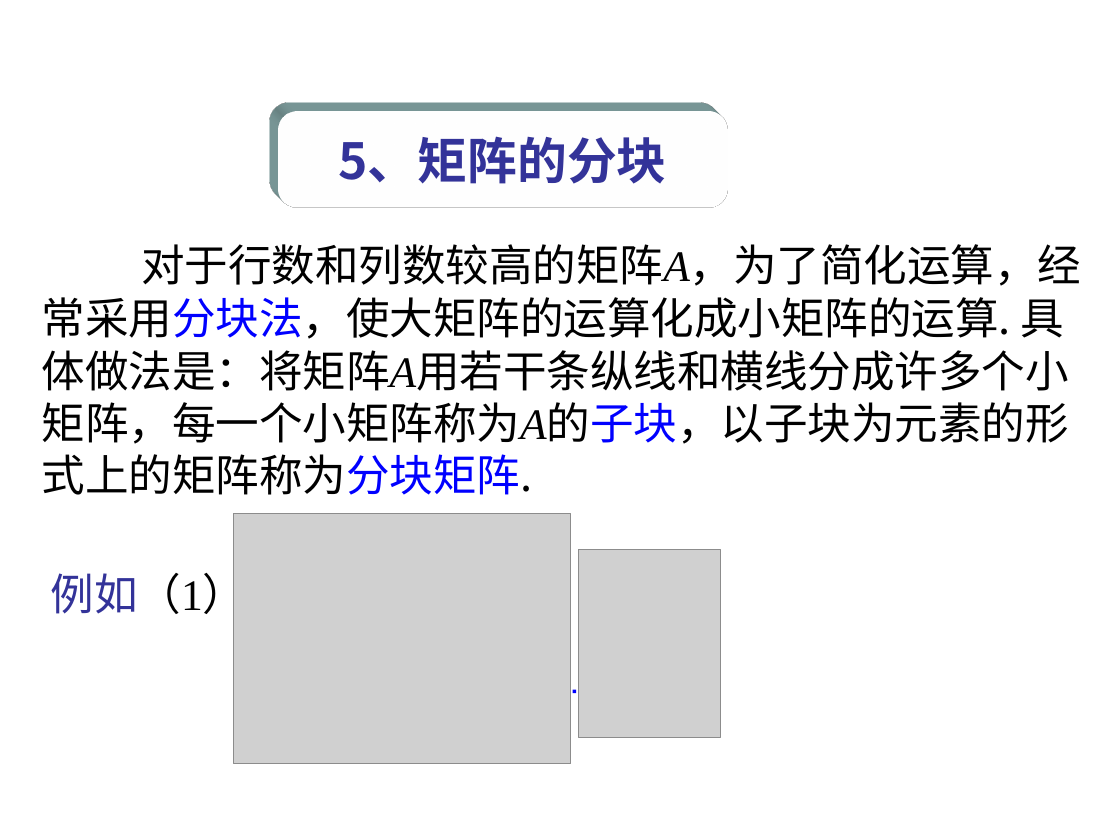
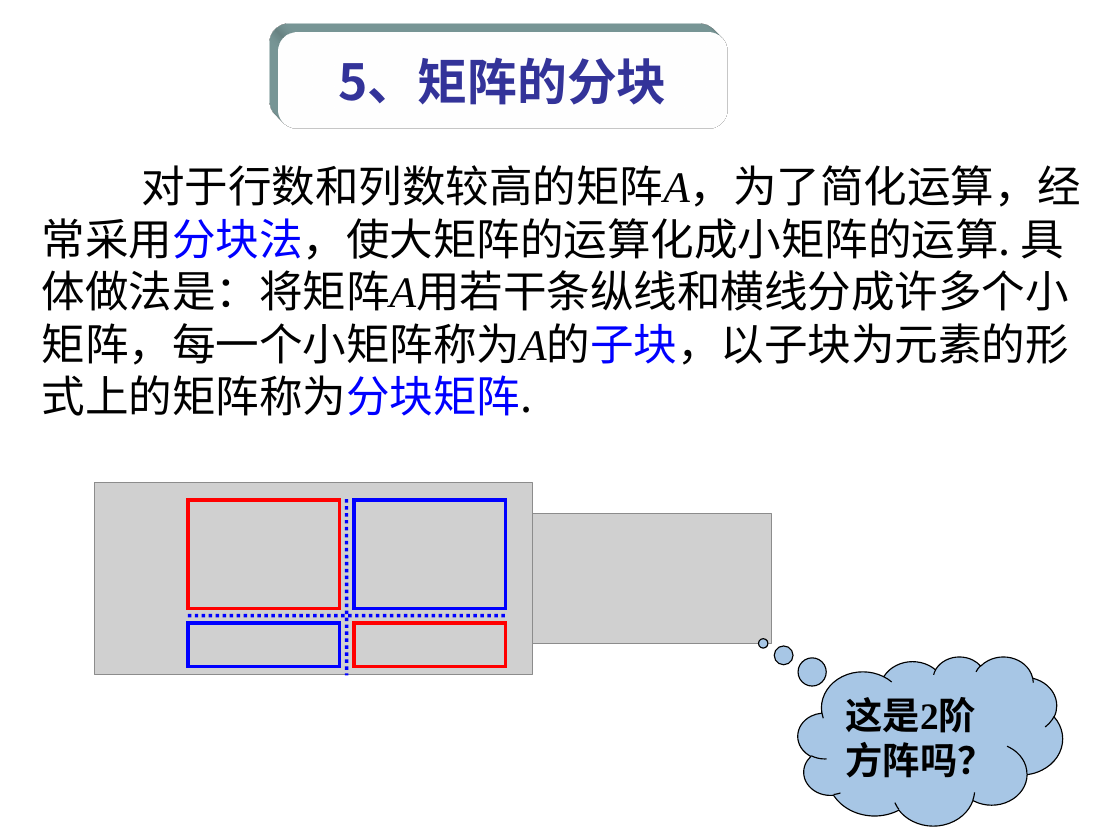
Before and after one commit to zhangbiaomath/zhangbiaomath.github.io, a slide deck: slide 48 of teaching/gaodai/ch4/高等代数第4章-矩阵.pptx. Drawn at 1120x840 pixels with LibreOffice and Linux fonts; fonts in the diff are those of the drawing; grey boxes stand for pictures. Boxes give left, top, right and bottom in pixels: in the first picture for what was removed or moved away, otherwise in the second. Text is boxed around its words. In the diff, an @@ line names an element or a change of style, - is before the commit and + after.

```diff
--- a/teaching/gaodai/ch4/高等代数第4章-矩阵.pptx
+++ b/teaching/gaodai/ch4/高等代数第4章-矩阵.pptx
@@ picture "5、矩阵的分块": place and size @@
-picture "5、矩阵的分块" at <box>278,111,728,207</box>
+picture "5、矩阵的分块" at <box>278,32,728,129</box>
@@ text "对于行数和列数较高的矩阵A，为了简化运算，经常采用分块法，使大矩阵的运算化成小矩阵的运算. 具体做法是：将矩阵A用若干条 ...": place and size @@
-text "对于行数和列数较高的矩阵A，为了简化运算，经常采用分块法，使大矩阵的运算化成小矩阵的运算. 具体做法是：将矩阵A用若干条 ..." at <box>42,244,1081,495</box>
+text "对于行数和列数较高的矩阵A，为了简化运算，经常采用分块法，使大矩阵的运算化成小矩阵的运算. 具体做法是：将矩阵A用若干条 ..." at <box>42,165,1081,416</box>
@@ picture added at <box>94,483,532,674</box> @@
@@ line added from (346, 500) to (346, 675), #0000FF 2.25 pt dashed @@
@@ picture removed at <box>233,514,570,765</box> @@
@@ picture added at <box>532,514,772,644</box> @@
@@ text removed at <box>51,566,247,621</box> @@
-例如（1）
@@ picture removed at <box>579,549,720,737</box> @@
@@ line moved from (308, 691) - (579, 691) to (188, 616) - (507, 616) @@
@@ group added at <box>188,500,505,666</box>: 4 rectangles @@
@@ thought cloud added at <box>797,656,1062,825</box>, fill #A7C6E5, outline #000000 0.75 pt, 24 pt, text #000000, bold @@
+这是2阶方阵吗？
```
Also in this commit, not shown: 3 other slides changed, 6 slides added, 1 slide removed, 9 other files.
